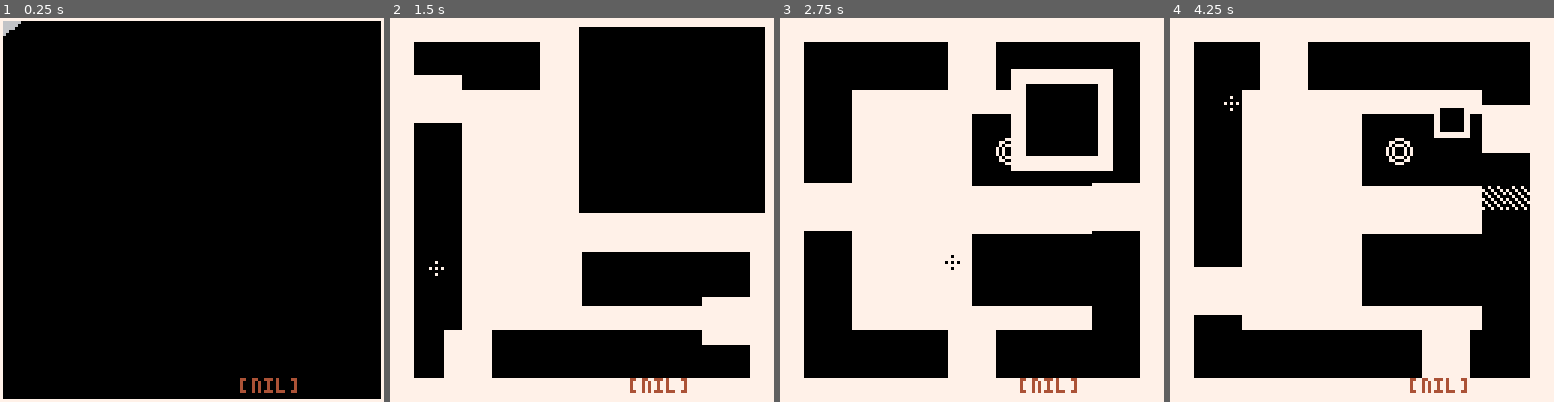
Above: before the commit, frames 1-4 (left to right).
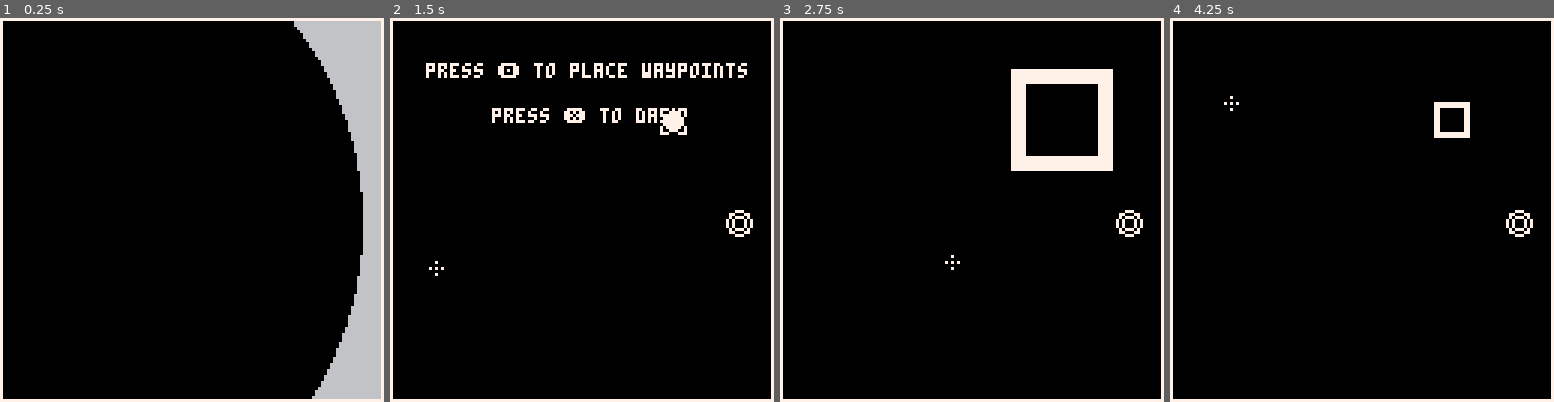
Above: after the commit, the same moments.

Repository: Mastoast/Pico_BaW
Game: PICO-8 cartridge baw.p8
Same seed, same stepped clock (60 frames per second), same inputs: the game is played once before the commit and once after it.
Inputs (mouse positions are in pixels of both pictures, inside the frame that each line leads up to):
- Up to frame 1 (0.25 s): no input
- Up to frame 2 (1.5 s): tap X (X key) at 0.33, 1.07 s; click (670, 121) at 0.67 s; tap O (Z key) at 0.7 s; click (436, 267) at 1.22 s
- Up to frame 3 (2.75 s): tap O (Z key) at 1.7, 2.1, 2.5 s; click (887, 114) at 1.77 s; tap X (X key) at 1.85 s; click (952, 259) at 2.32 s
- Up to frame 4 (4.25 s): click (1404, 106) at 2.87 s; tap O (Z key) every 0.4 s from 2.9 to 4.1 s; tap X (X key) at 2.97, 4.08 s; click (1465, 256) at 3.42 s; click (1231, 102) at 3.97 s

The runs differ from the first frame. In frame 1, 10% of the frame differs, in the area x 0-100%, y 0-100%; in frame 2, 49%; in frame 3, 53%; in frame 4, 54%.

Commit message:
Add cover + lvl8

Diff:
--- a/baw.p8
+++ b/baw.p8
@@ -24,26 +24,156 @@
 
 
 
+…(130 lines of a section not shown)…
 __gff__
 0001000000000000000000000000000000000000000000000000000000000000000000000000000000000000000000000000000000000000000000000000000000000000000000000000000000000000000000000000000000000000000000000000000000000000000000000000000000000000000000000000000000000000
 0000000000000000000000000000000000000000000000000000000000000000000000000000000000000000000000000000000000000000000000000000000000000000000000000000000000000000000000000000000000000000000000000000000000000000000000000000000000000000000000000000000000000000
 __map__
-0000000000000000000000000000000000000000000000000000000000000000010101010101010101010101010101010101010101010101010101010101010101010101010100010100010101010101010101010000000000000000010101010101010101010101010101010101010100000000000000000000000000000006
-0000000000000000000000000000000000000000000000000000000000000000010101010101010101010101010101010101010101010101010101010101010101010101010100010100010101010101010101000000000000000000000101010100000000000000000000000000000100000000000000000000000000000006
-0000000000000000000000000000000000000000000000000000000000000000000000000000000000000000000000000101010101010101010101010101010101010101010102010102010101010101010100000000000000000000000001010100000000000000000000000000000100000000000000000000000000000006
-0000000000000000000000000000000000000000000000000000000000000000000000000000000000000000000000000101010101010101010000010101010101010101010102010102010101010101010000000000000000000000000000010100000101010101010101010100000100000000000000000000000000000006
-0000000000000000000000000000000000000000000000010000000000000000000000000000000000000000000000000001010101010101000000000101010101010101010102010102010101010101000000000000000101000000000000000100000101010101000000000000000100000000000000000000000000000006
-0000000000000000000000000000000000000000000000010000000000000000000000000000000000000000000000000000010101010100000000000001010100000003000002000002000003000000000000000000010101010000000000000100000101010101001300000000000100000000000000000012000000000006
-0000000000000000000000000000000000000000000000010000000000000000000000010101010101010101010000000000000101010000000000000000010100000003000002000002000003000000000000000001010100010100000000000100000101010101000000000000000100000000000000000000000000000006
-0000000000000000000000000000000000000000000000010000000000000000000000010101010101010101010000000013000001000000000000000000000100120003000000000000000003001300000000000101010100010101000012000100000101010101010101010106060100130000000000000000000000000006
-0012000000000000000000000000130000130000000000010000000000001200001200010101010101010101010000000000000000000000000101000000000000000003000000000000000003000000000000010101010100000000010000000100000101010101010101010106060100000000000000000000000000000006
-0000000000000000000000000000000000000000000000010000000000000000000000010101010101010101010013000100000000000000010101010000120000000003000000000000000003000000000000010101010100001300010101010100000101010101000000000000000100000000000000000000000000000006
-0000000000000000000000000000000000000000000000010000000000000000000000010101010101010101010000000101000000000001010101010100000001010100010101010101010100010101000000000101010000000000010101010100000101010101001200000000000100000000000000000000000000000006
-0000000000000000000000000000000000000000000000000000000000000000010101010101010101010101010101010101010000000101010101010101000001010100010101010101010100010101000000000001000000000000010101010100000101010101000000000000000100000000000000000000000000000006
-0000000000000000000000000000000000000000000000000000000000000000010101010101010101010101010101010101010101010101010101010101010101010100010101010101010100010101010000000000000000000001010101010100000101010101010101010100000106000000000000000000000000000006
-0000000000000000000000000000000000000000000000000000000000000000010101010101010101010101010101010101010101010101010101010101010101010100010101010101010100010101010100000000000000000101010101010100000000000000000000000000000106000000000000000000000000000006
-0000000000000000000000000000000000000000000000000000000000000000010101010101010101010101010101010101010101010101010101010101010101010100010101010101010100010101010101000000000000010101010101010100000000000000000000000000000100000000000000000000000000000000
-0606060606060606060606060606060606060606060606060606060606060606010101010101010101010101010101010101010101010101010101010101010101010101010101010101010101010101010101010101010101010101010101010101010101010101010101010101010106060606060606060606060606060606
+0000000000000000000000000000000000000000000000000000000000000000010101010101010101010101010101010101010101010101010101010101010101010101010100010100010101010101010101010000000000000000010101010101010101010101010101010101010101000000000000010000000000000000
+0000000000000000000000000000000000000000000000000000000000000000010101010101010101010101010101010101010101010101010101010101010101010101010100010100010101010101010101000000000000000000000101010100000000000000000000000000000101000000000000010000000000000000
+0000000000000000000000000000000000000000000000000000000000000000000000000000000000000000000000000101010101010101010101010101010101010101010102010102010101010101010100000000000000000000000001010100000000000000000000000000000100000001010000010000000100000101
+0000000000000000000000000000000000000000000000000000000000000000000000000000000000000000000000000101010101010101010000010101010101010101010102010102010101010101010000000000000000000000000000010100000101010101010101010100000100000001010000010000000100000101
+0000000000000000000000000000000000000000000000010000000000000000000000000000000000000000000000000001010101010101000000000101010101010101010102010102010101010101000000000000000101000000000000000100000101010101000000000000000100000100000000010000000100000000
+0000000000000000000000000000000000000000000000010000000000000000000000000000000000000000000000000000010101010100000000000001010100000003000002000002000003000000000000000000010101010000000000000100000101010101001300000000000100000100000000010012000100000000
+0000000000000000000000000000000000000000000000010000000000000000000000010101010101010101010000000000000101010000000000000000010100000003000002000002000003000000000000000001010100010100000000000100000101010101000000000000000100000100000100010000000101010000
+0000000000000000000000000000000000000000000000010000000000000000000000010101010101010101010000000013000001000000000000000000000100120003000000000000000003001300000000000101010100010101000012000100000101010101010101010106060100000100000101010101010101010000
+0012000000000000000000000000130000130000000000010000000000001200001200010101010101010101010000000000000000000000000101000000000000000003000000000000000003000000000000010101010100000000010000000100000101010101010101010106060100000100000000010606060100000000
+0000000000000000000000000000000000000000000000010000000000000000000000010101010101010101010013000100000000000000010101010000120000000003000000000000000003000000000000010101010100001300010101010100000101010101000000000000000100000100000000010606060100000000
+0000000000000000000000000000000000000000000000010000000000000000000000010101010101010101010000000101000000000001010101010100000001010100010101010101010100010101000000000101010000000000010101010100000101010101001200000000000100000001010000010606060100000101
+0000000000000000000000000000000000000000000000000000000000000000010101010101010101010101010101010101010000000101010101010101000001010100010101010101010100010101000000000001000000000000010101010100000101010101000000000000000101000000010000010101010100000101
+0000000000000000000000000000000000000000000000000000000000000000010101010101010101010101010101010101010101010101010101010101010101010100010101010101010100010101010000000000000000000001010101010100000101010101010101010100000101000000010000000101000000000000
+0000000000000000000000000000000000000000000000000000000000000000010101010101010101010101010101010101010101010101010101010101010101010100010101010101010100010101010100000000000000000101010101010100000000000000000000000000000100000000010000000101000000000000
+0000000000000000000000000000000000000000000000000000000000000000010101010101010101010101010101010101010101010101010101010101010101010100010101010101010100010101010101000000000000010101010101010100000000000000000000000000000100130001010100000000000001010000
+0000000000000000000000000000000000000000000000000000000000000000010101010101010101010101010101010101010101010101010101010101010101010101010101010101010101010101010101010101010101010101010101010101010101010101010101010101010100000001010100000000000001010000
 0606060606060606060606060606060606060606060606060606060606060606060606060606060606060606060606060606060606060606060606060606060606060606060606060606060606060606060606060606060606060606060606060606060606060606060606060606060606060606060606060606060606060606
 
 
--- a/levels.lua
+++ b/levels.lua
@@ -54,6 +54,10 @@
         end
     },
     {
+        map = {x = 112, y = 0},
+        shots = 20
+    },
+    {
         map = {x = 96, y = 0},
         shots = 10,
         texts = {
@@ -70,10 +74,6 @@
             local rect4 = create(rectangle, 1*8, 1*8, 16, 16)
             rect4.update = update_rotate
         end
-    },
-    {
-        map = {x = 112, y = 0},
-        shots = 3
     },
 }
 
@@ -96,11 +96,10 @@
     local lmap = levels[i].map
     for i=lmap.x,lmap.x + 15 do
         local last_rect = nil
-        local last_block = nil
         for y=lmap.y,lmap.y + 15 do
             --
             if mget(i, y) == 1 then
-                if last_rect != nil then
+                if last_rect then
                     last_rect.hit_h += 8
                 else
                     last_rect = create(rectangle, i*8 - lmap.x*8, y*8 - lmap.y*8)
@@ -110,13 +109,7 @@
             end
             --
             if mget(i, y) == 6 then
-                if last_block then
-                    last_block.hit_h += 8
-                else
-                    last_block = create(block, i*8 - lmap.x*8, y*8 - lmap.y*8)
-                end
-            else
-                last_block = nil
+                create(block, i*8 - lmap.x*8, y*8 - lmap.y*8)
             end
             --
             if mget(i, y) == start_spr then current_player = create(player, i*8 - lmap.x*8, y*8 - lmap.y*8) end
--- a/main.lua
+++ b/main.lua
@@ -11,7 +11,7 @@
     shake = 0
     infade = 0
     fade_time = 40
-    current_level = 7
+    current_level = 1
     printable = nil
     load_level(current_level)
 end
@@ -80,7 +80,7 @@
     -- borders
     rect(0, 0, 127, 127, 7)
 
-    print(printable, 80, 120, 4)
+    --print(printable, 80, 120, 4)
 end
 
 function draw_cursor()
Not shown, changed: 130 lines of the sprite sheet (__gfx__) section of baw.p8
Not shown, changed: the thumbnail (__label__) section of baw.p8
